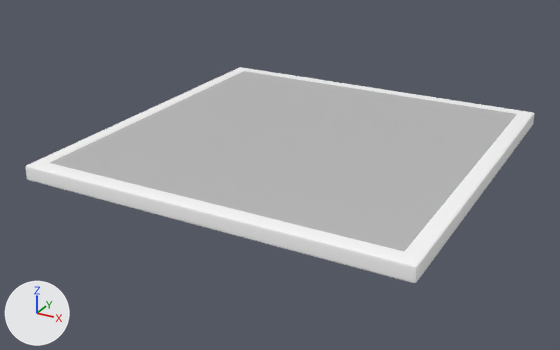
An edit to the FBX model UnitySDK/Assets/ML-Agents/Examples/3DBall/Meshes/Platform.fbx, drawn before and after from the same camera.
Before and after are seen from a 50 mm camera at (4.4, -8.61, 3.78) aimed at (-0.17, -0.29, -0.38). Lighting does not change. The marker at lower left points along +X, +Y and +Z. Where no turn or scale is listed for an object, it has been applied to the vertices.

Names of what the first picture shows: 'Platform'.
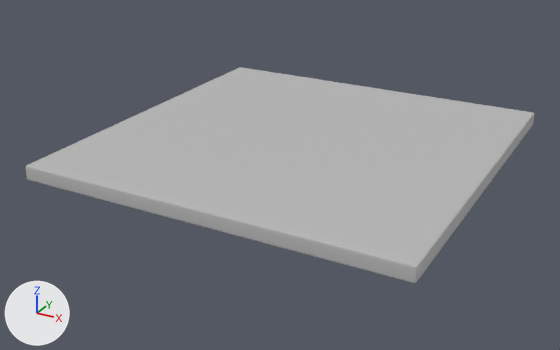
Boxes (x1, y1, x2, y2) around the edits, measured in the pictures (560 x 350 px):
part 1 of me_mesh, cut back
    both: (29, 67, 533, 264)
part 2 of me_mesh, recoloured
    both: (25, 67, 534, 283)

Edits to the bpy script that builds the scene:
```text
Change me_mesh:
    used by ob_platform; location = (0.0, 0.0, 0.0)
    verts and faces of me_mesh; kept vertices keep their numbers, new ones are numbered from 64
    before: 1 (2.47, 2.47, -0.1) at pixel (530, 125), 11 (-2.47, 2.47, -0.1), 17 (2.47, 2.47, 0.1) at pixel (532, 112), 19 (-2.47, 2.47, 0.1) at pixel (240, 67), 27 (2.47, -2.47, 0.1) at pixel (415, 264)
    before: 33 (-2.47, -2.47, 0.1) at pixel (27, 165), 41 (2.47, -2.47, -0.1) at pixel (414, 282), 43 (-2.47, -2.47, -0.1) at pixel (29, 180), 56 (-2.29, 2.29, 0.1) at pixel (243, 71), 57 (2.29, 2.29, 0.1) at pixel (517, 114)
    before: 58 (-2.29, -2.29, 0.1) at pixel (49, 162), 59 (2.29, -2.29, 0.1) at pixel (404, 251), 60 (-2.29, -2.29, -0.1), 61 (2.29, -2.29, -0.1), 62 (-2.29, 2.29, -0.1)
    before: 63 (2.29, 2.29, -0.1)
    remove me_mesh.from_pydata(...)  # 64 vertices, 62 faces; spans x -2.5..2.5, y -2.5..2.5, z -0.1..0.1
    add me_mesh.from_pydata(...)  # 56 vertices, 54 faces; spans x -2.5..2.5, y -2.5..2.5, z -0.1..0.1
    me_mesh part 1
    add delete_vertices([*range(56, 64)])  # with the faces that use them
    add faces += [(17, 19, 33, 27), (1, 41, 43, 11)]
    me_mesh part 2: 52 faces spanning x -2.5..2.5, y -2.5..2.5, z -0.1..0.1 switch from mat_rep_whitepaintsg (white #ffffff) to mat_rep_courtsurface (its picture is missing)
```
